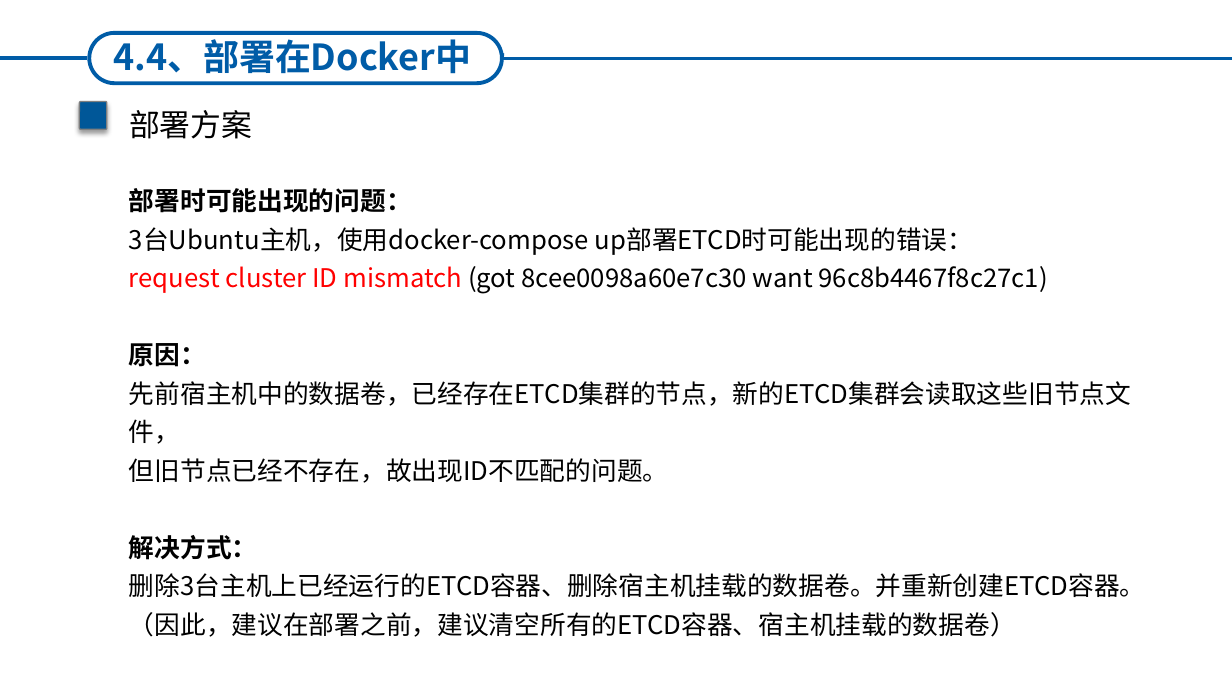
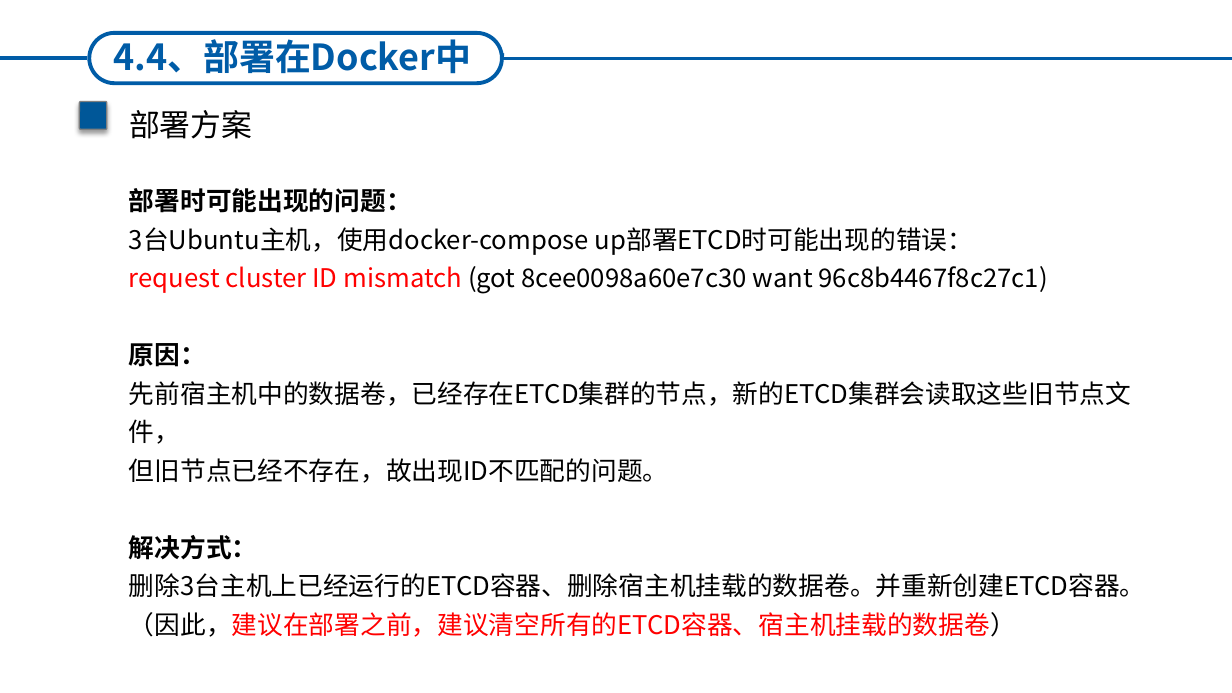
Before and after one commit to HNing109/StudyNotes, a slide deck: slide 17 of Golang_学习笔记/Golang_进阶_学习笔记/ETCD_学习笔记/ETCD-调研.pptx (slide 16 before the commit). Drawn at 1232x693 pixels with LibreOffice and Linux fonts; fonts in the diff are those of the drawing. Boxes give left, top, right and bottom in pixels: in the first picture for what was removed or moved away, otherwise in the second. Text is boxed around its words. In the diff, an @@ line names an element or a change of style, - is before the commit and + after.

```diff
--- a/Golang_学习笔记/Golang_进阶_学习笔记/ETCD_学习笔记/ETCD-调研.pptx
+++ b/Golang_学习笔记/Golang_进阶_学习笔记/ETCD_学习笔记/ETCD-调研.pptx
@@ text at [129, 612, 1016, 637]: text colour #000000 to #FF0000 in "（因此，建议在部署之前，建议清空所有的ETCD容器、宿主机挂载的数据卷）" @@
```
Also in this commit, not shown: 8 other slides changed, 1 slide added, 1 other file.
